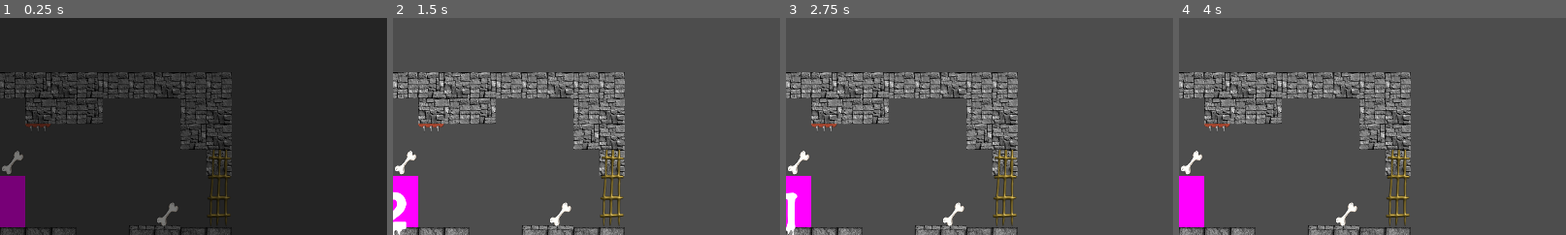
Above: before the commit, frames 1-4 (left to right).
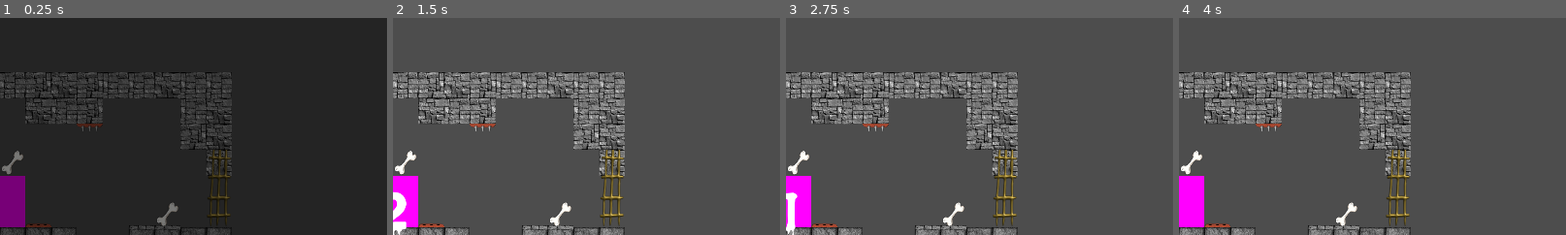
Above: after the commit, the same moments.

Repository: Drew-Wagner/Spectros
Game: Godot game, scene res://scenes/game.tscn
Two runs of this game, one before a commit and one after it. Both use one fixed random seed, a clock stepped at 60 frames per second and the inputs below.
Inputs:
- Up to frame 1 (0.25 s): no input
- Up to frame 2 (1.5 s): tap Space (toggle) at 0.6, 1.35 s; tap Enter at 1.25 s
- Up to frame 3 (2.75 s): tap Space (toggle) at 2, 2.1 s
- Up to frame 4 (4 s): tap Enter at 2.75 s; tap Space (toggle) at 2.85, 3.6 s
The pictures show only the part of the screen within x 50-100%, y 5-55%; the shares and areas given below are measured in that part.

The runs differ from the first frame. In frame 1, 0.3% of the frame differs, in the area x 6-27%, y 48-97%; in frame 2, 0.4%; in frame 3, 0.4%; in frame 4, 0.4%.

Commit message:
Complété Toggleable Spikes

Diff:
--- a/scenes/elements/toggleable_spikes.tscn
+++ b/scenes/elements/toggleable_spikes.tscn
@@ -1,15 +1,12 @@
-[gd_scene load_steps=3 format=3 uid="uid://dokw05n2dslui"]
+[gd_scene load_steps=4 format=3 uid="uid://dokw05n2dslui"]
 
 [ext_resource type="Script" path="res://scripts/toggleable_spikes.gd" id="1_a1lk0"]
 [ext_resource type="PackedScene" uid="uid://drgbe6551a4os" path="res://scenes/elements/spikes.tscn" id="1_b56ya"]
+[ext_resource type="Texture2D" uid="uid://hetqgqs68u6f" path="res://materials/spikes02.png" id="3_xkqb5"]
 
 [node name="ToggleableSpikes" type="Node2D"]
 script = ExtResource("1_a1lk0")
 spikes_scene = ExtResource("1_b56ya")
 
-[node name="Placeholder" type="Area2D" parent="."]
-collision_layer = 0
-collision_mask = 0
-
-[node name="CollisionPolygon2D" type="CollisionPolygon2D" parent="Placeholder"]
-polygon = PackedVector2Array(-32, 32, 0, -32, 32, 32)
+[node name="SpikesOff" type="Sprite2D" parent="."]
+texture = ExtResource("3_xkqb5")
--- a/scenes/levels/Level1.tscn
+++ b/scenes/levels/Level1.tscn
@@ -7,6 +7,7 @@
 [ext_resource type="PackedScene" uid="uid://b7y8b7rwio6py" path="res://scenes/elements/trap.tscn" id="4_2m6o7"]
 [ext_resource type="PackedScene" uid="uid://drgbe6551a4os" path="res://scenes/elements/spikes.tscn" id="4_jkiea"]
 [ext_resource type="PackedScene" uid="uid://cu4qk30gh72x8" path="res://scenes/elements/moving_platform.tscn" id="5_g6c5n"]
+[ext_resource type="PackedScene" uid="uid://dokw05n2dslui" path="res://scenes/elements/toggleable_spikes.tscn" id="6_tj1wj"]
 
 [sub_resource type="RectangleShape2D" id="RectangleShape2D_8svx4"]
 size = Vector2(1216, 832)
@@ -21,7 +22,7 @@
 [node name="LevelArea" type="Area2D" parent="."]
 
 [node name="CollisionShape2D" type="CollisionShape2D" parent="LevelArea"]
-position = Vector2(-128, 32)
+position = Vector2(-128, 24)
 shape = SubResource("RectangleShape2D_8svx4")
 debug_color = Color(0, 0.117647, 0.145098, 0.419608)
 
@@ -64,6 +65,9 @@
 orientation = 2
 on_position = Vector2(0, -128)
 
+[node name="ToggleableSpikes" parent="DynamicEnvironment" instance=ExtResource("6_tj1wj")]
+position = Vector2(96, 0)
+
 [node name="Spikes" type="Node" parent="."]
 
 [node name="Spikes3" parent="Spikes" instance=ExtResource("4_jkiea")]
@@ -79,7 +83,7 @@
 position = Vector2(288, 192)
 
 [node name="Spikes7" parent="Spikes" instance=ExtResource("4_jkiea")]
-position = Vector2(96, -192)
+position = Vector2(224, -192)
 rotation = -3.14159
 
 [node name="Spikes8" parent="Spikes" instance=ExtResource("4_jkiea")]
--- a/scripts/toggleable_spikes.gd
+++ b/scripts/toggleable_spikes.gd
@@ -1,19 +1,20 @@
 extends Toggleable
 
 @export var spikes_scene: PackedScene
+@onready var spikes_off: Sprite2D = $SpikesOff
 
 var spikes: Area2D
 
 # Called when the element switches from off -> on
 func _on_switch_on():
-	print("ON")
 	_add_spikes()
+	spikes_off.hide()
 
 
 # Called when the element switches from on -> off
 func _on_switch_off():
-	print("OFF")
 	spikes.queue_free()
+	spikes_off.show()
 
 
 func _add_spikes():
Binary file added: materials/spikes02.png
Not shown, added: materials/spikes02.png.import
Not shown: 1 places in scenes/levels/Level1.tscn that only renumber resources
